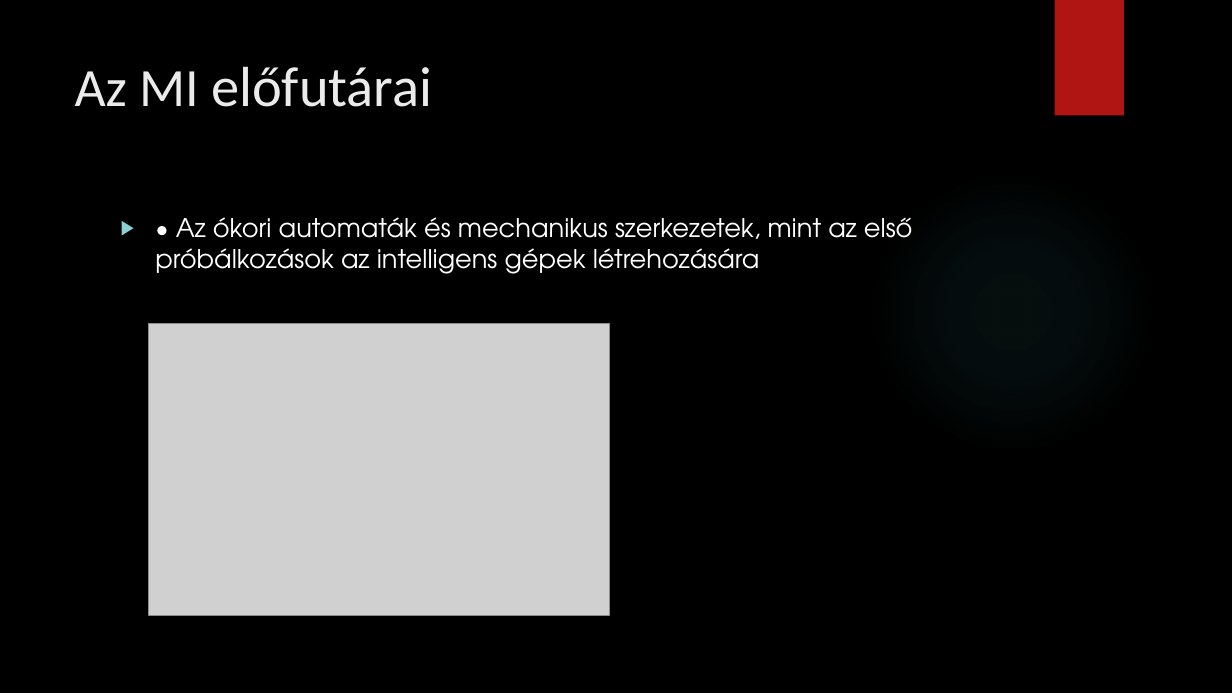
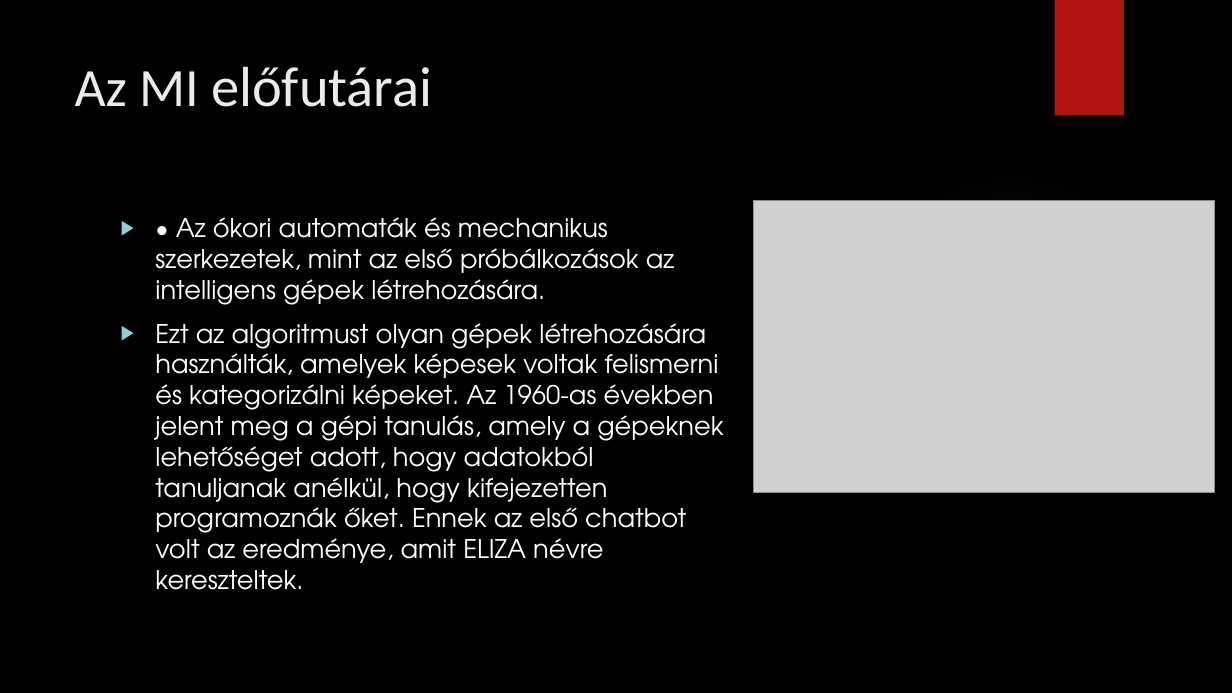
Before and after one commit to kizsi2024/12I-H, a slide deck: slide 3 of Dóra Marcell/A mesterséges inteligencia.pptx. Drawn at 1232x693 pixels with LibreOffice and Linux fonts; fonts in the diff are those of the drawing; grey boxes stand for pictures; background and template pictures are left out. Boxes give left, top, right and bottom in pixels: in the first picture for what was removed or moved away, otherwise in the second. Text is boxed around its words. In the diff, an @@ line names an element or a change of style, - is before the commit and + after.

```diff
--- a/Dóra Marcell/A mesterséges inteligencia.pptx
+++ b/Dóra Marcell/A mesterséges inteligencia.pptx
@@ picture: place and size @@
-picture at [149, 323, 609, 616]
+picture at [754, 201, 1214, 493]
@@ text at [155, 217, 723, 590]: text changed @@
-▶ • Az ókori automaták és mechanikus szerkezetek, mint az első próbálkozások az intelligens gépek létrehozására
+▶ • Az ókori automaták és mechanikus szerkezetek, mint az első próbálkozások az intelligens gépek létrehozására.
+▶ Ezt az algoritmust olyan gépek létrehozására használták, amelyek képesek voltak felismerni és kategorizálni képeket. Az 1960-as években jelent meg a gépi tanulás, amely a gépeknek lehetőséget adott, hogy adatokból tanuljanak anélkül, hogy kifejezetten programoznák őket. Ennek az első chatbot volt az eredménye, amit ELIZA névre kereszteltek.
```
Also in this commit, not shown: 4 other slides changed, 1 other file.
